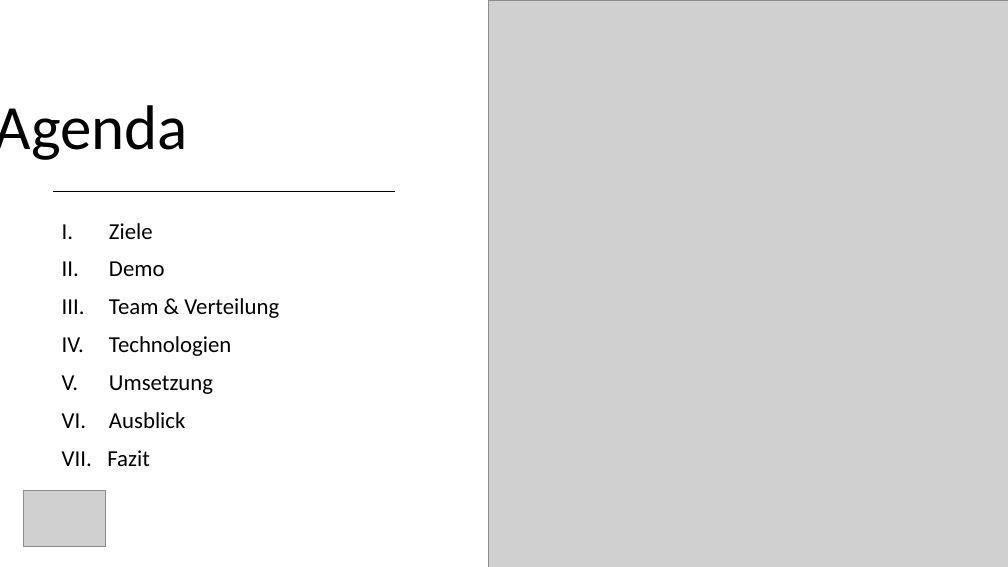
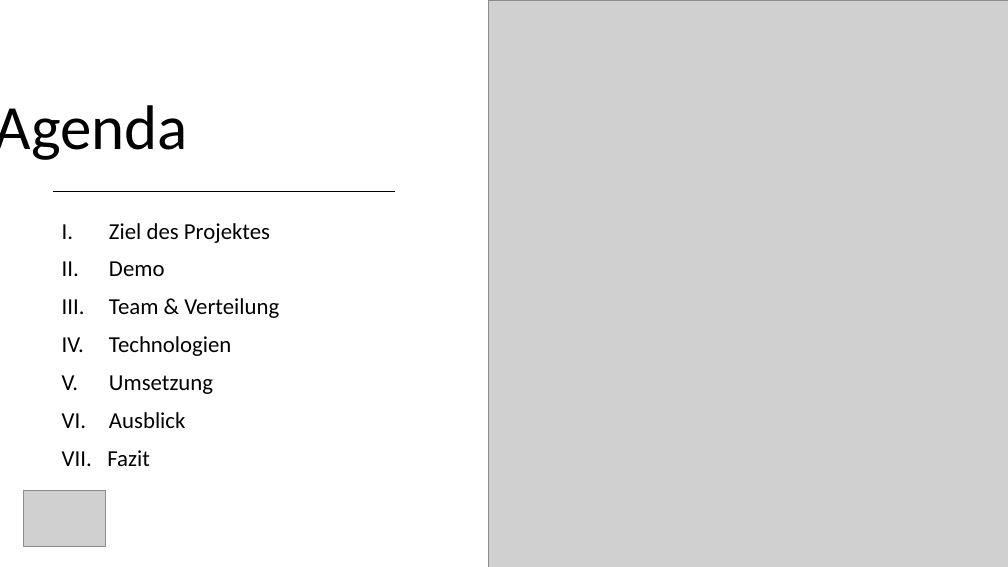
Before and after one commit to ArianMoser/StreamTogether, a slide deck: slide 2 of presentation/StreamTogether.pptx. Drawn at 1008x567 pixels with LibreOffice and Linux fonts; fonts in the diff are those of the drawing; grey boxes stand for pictures. Boxes give left, top, right and bottom in pixels: in the first picture for what was removed or moved away, otherwise in the second. Text is boxed around its words. In the diff, an @@ line names an element or a change of style, - is before the commit and + after.

```diff
--- a/presentation/StreamTogether.pptx
+++ b/presentation/StreamTogether.pptx
@@ text at <box>109,223,270,243</box>: text changed @@
-I. Ziele
+I. Ziel des Projektes
```
Also in this commit, not shown: 5 other slides changed, 2 other files.
